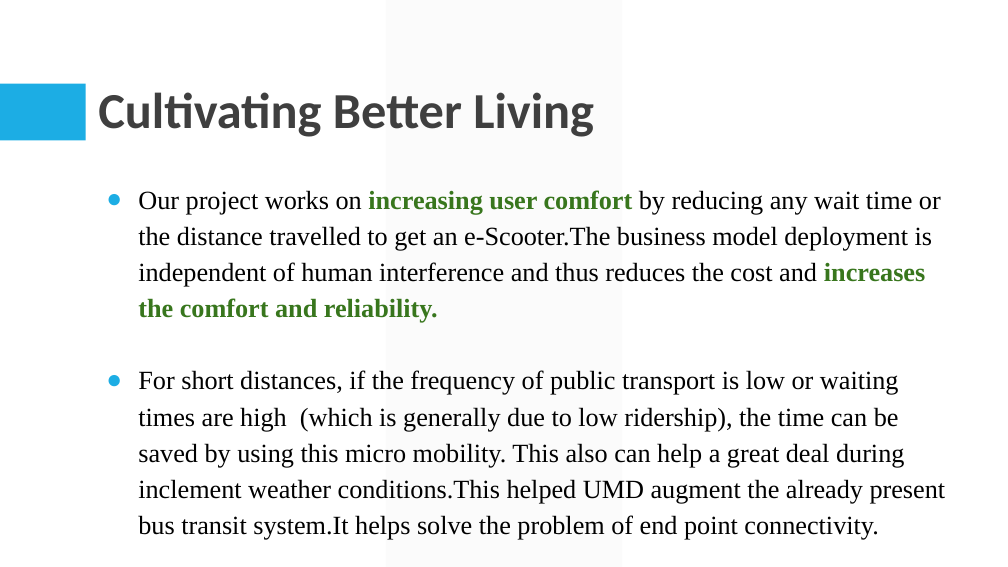
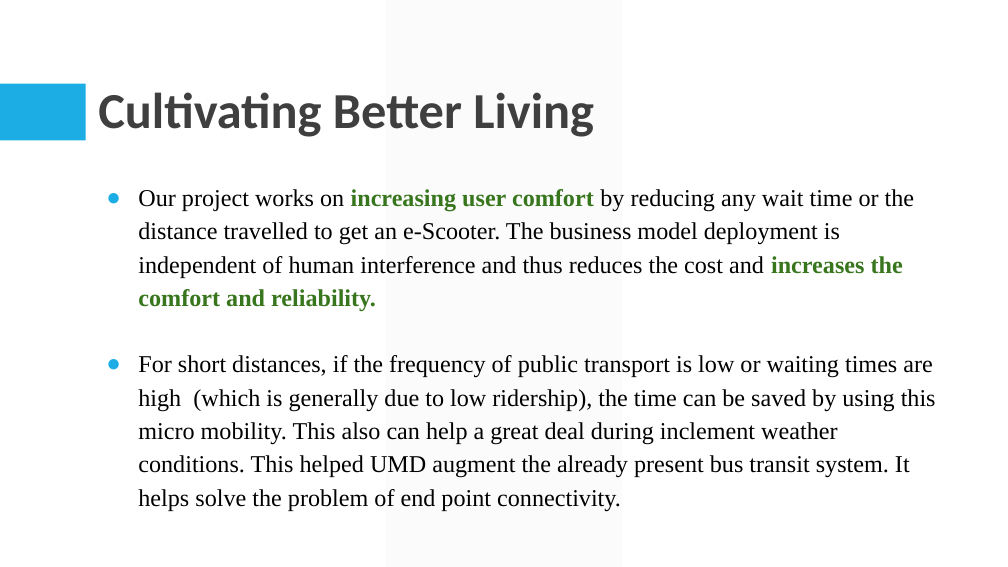
Before and after one commit to HARSHPUNDIR/Data-Challenge-2021-DOTS, a slide deck: slide 20 of Data Challenge DOTS DC21012.pptx. Drawn at 1008x567 pixels with LibreOffice and Linux fonts; fonts in the diff are those of the drawing. Boxes give left, top, right and bottom in pixels: in the first picture for what was removed or moved away, otherwise in the second. Text is boxed around its words. In the diff, an @@ line names an element or a change of style, - is before the commit and + after.

```diff
--- a/Data Challenge DOTS DC21012.pptx
+++ b/Data Challenge DOTS DC21012.pptx
@@ text at (x1=138, y1=189, x2=936, y2=512): text changed; size 25 to 23 pt @@
-● Our project works on increasing user comfort by reducing any wait time or the distance travelled to get an e-Scooter.The business model deployment is independent of human interference and thus reduces the cost and increases the comfort and reliability.
-● For short distances, if the frequency of public transport is low or waiting times are high (which is generally due to low ridership), the time can be saved by using this micro mobility. This also can help a great deal during inclement weather conditions.This helped UMD augment the already present bus transit system.It helps solve the problem of end point connectivity.
+● Our project works on increasing user comfort by reducing any wait time or the distance travelled to get an e-Scooter. The business model deployment is independent of human interference and thus reduces the cost and increases the comfort and reliability.
+● For short distances, if the frequency of public transport is low or waiting times are high (which is generally due to low ridership), the time can be saved by using this micro mobility. This also can help a great deal during inclement weather conditions. This helped UMD augment the already present bus transit system. It helps solve the problem of end point connectivity.
```
